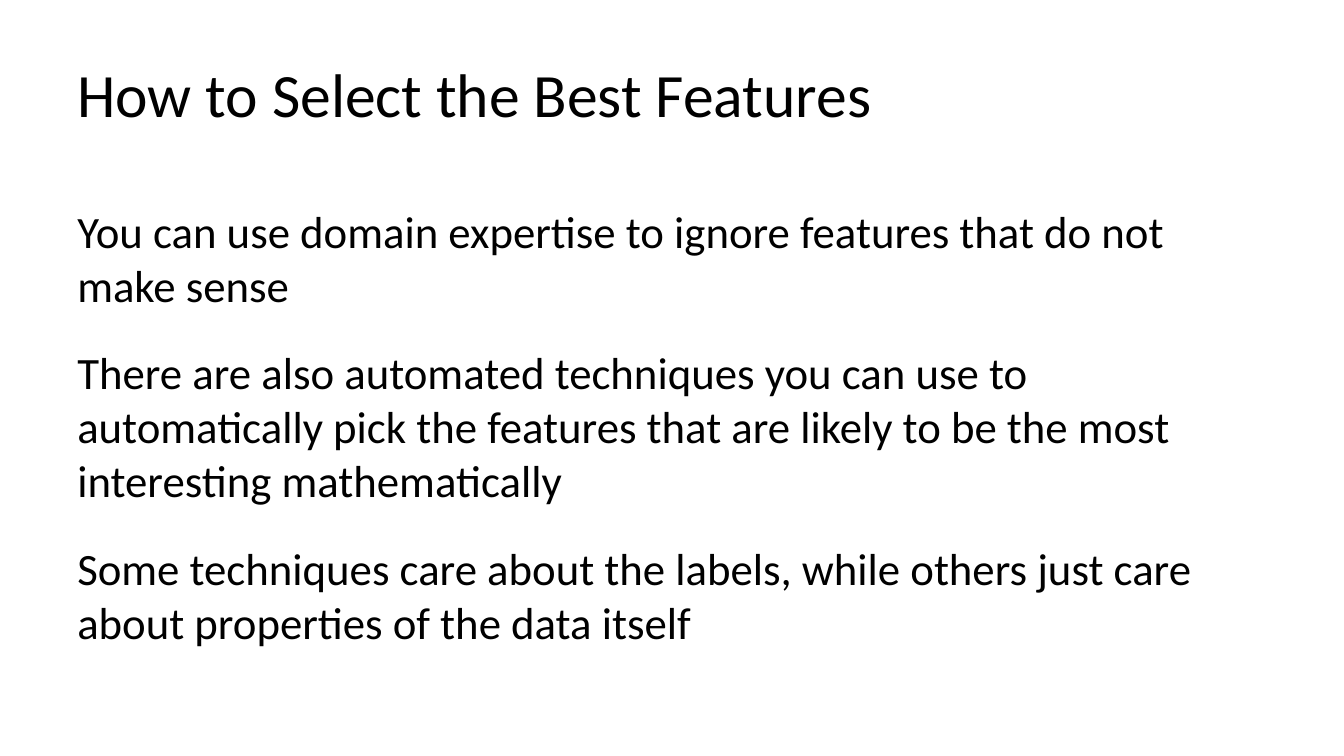
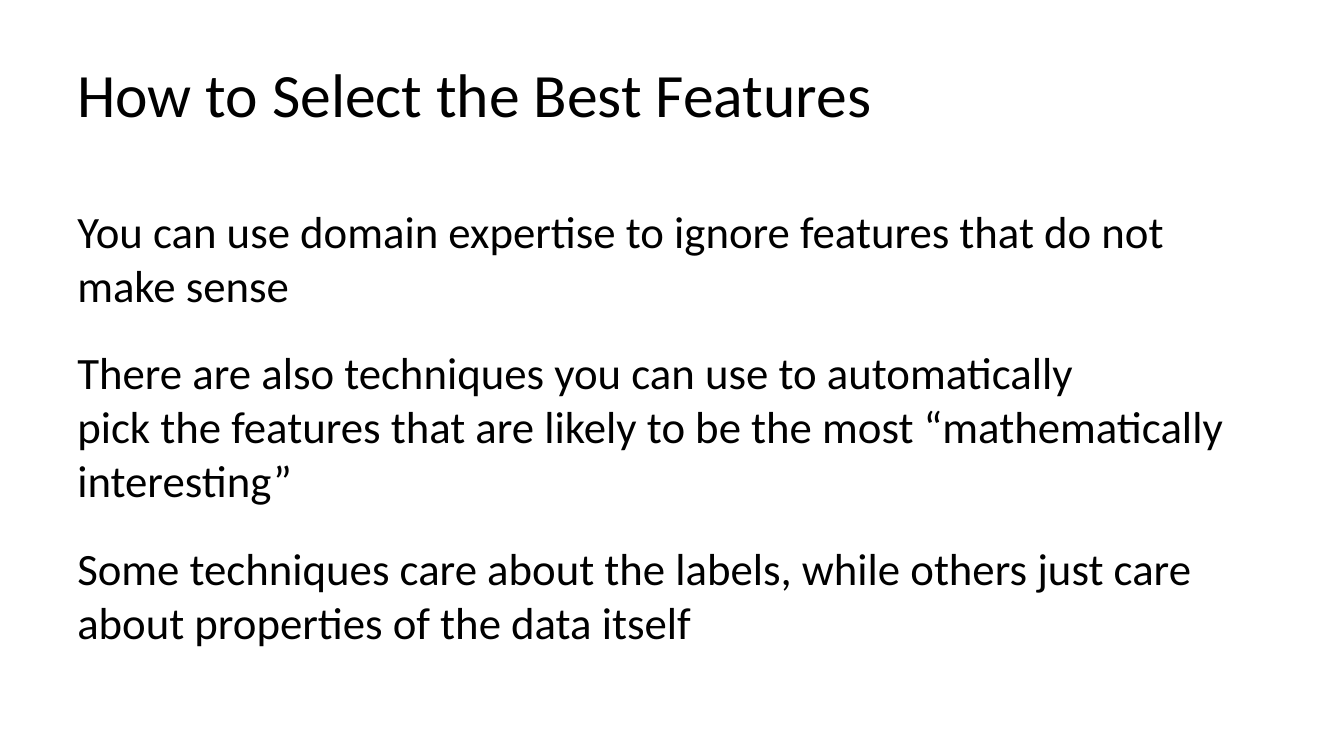
Before and after one commit to C4M-UofT/C4M-UofT.github.io, a slide deck: slide 24 of lectures/winter/6_ml_workflow/MachineLearning_tutorial.pptx (slide 25 before the commit). Drawn at 1344x756 pixels with LibreOffice and Linux fonts; fonts in the diff are those of the drawing. Boxes give left, top, right and bottom in pixels: in the first picture for what was removed or moved away, otherwise in the second. Text is boxed around its words. In the diff, an @@ line names an element or a change of style, - is before the commit and + after.

```diff
--- a/lectures/winter/6_ml_workflow/MachineLearning_tutorial.pptx
+++ b/lectures/winter/6_ml_workflow/MachineLearning_tutorial.pptx
@@ text at [77,358,1223,505]: text changed @@
-There are also automated techniques you can use to automatically pick the features that are likely to be the most interesting mathematically
+There are also techniques you can use to automatically
+pick the features that are likely to be the most “mathematically interesting”
```
Also in this commit, not shown: 19 other slides changed, 5 slides added, 3 slides removed, 2 other files.
